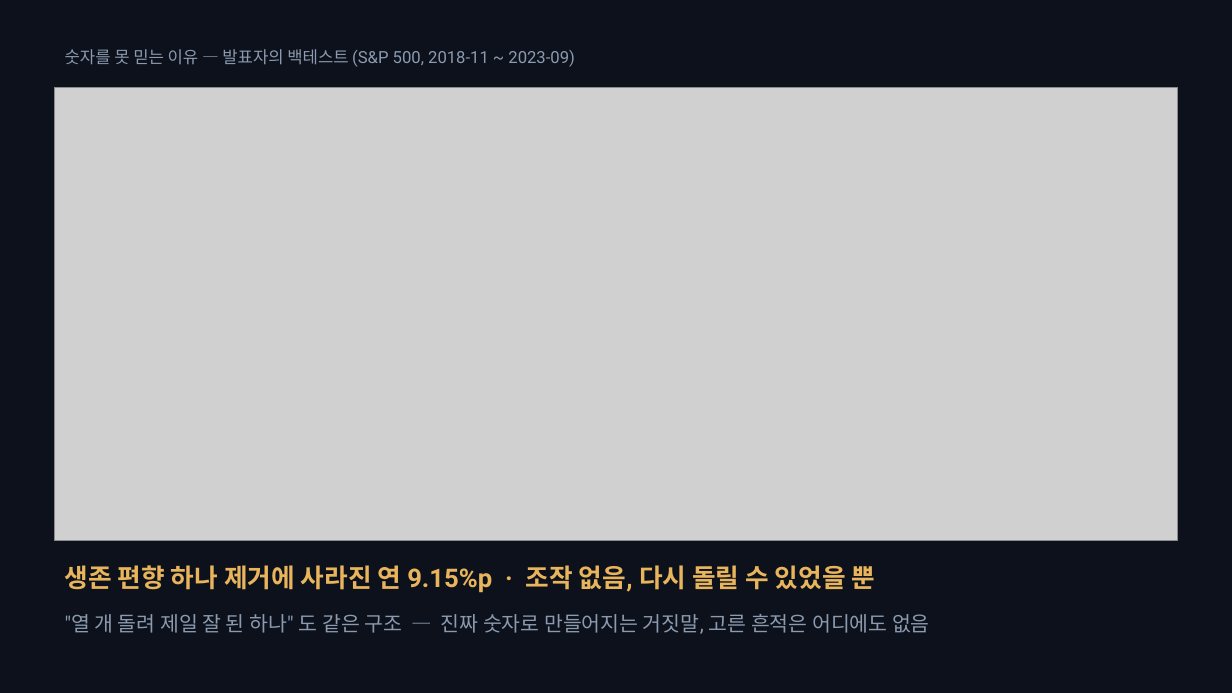
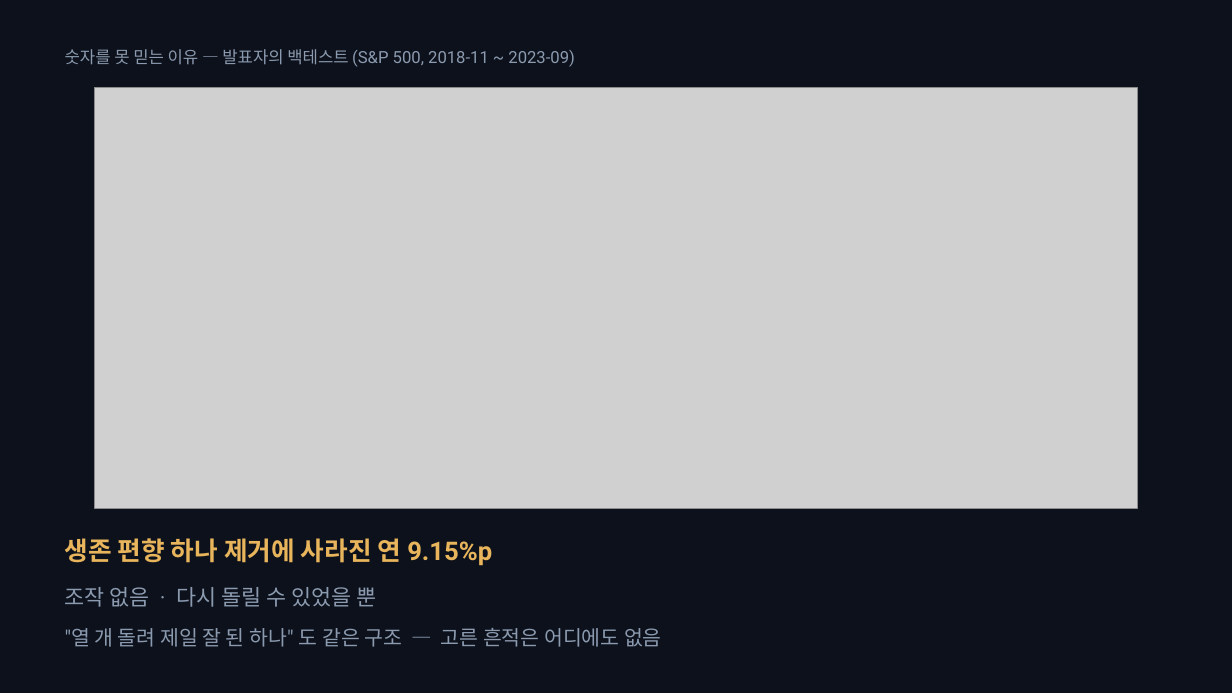
Before and after one commit to SeoDongOk/proof-of-track-record, a slide deck: slide 3 of deck/proof-of-track-record-talk.pptx. Drawn at 1232x693 pixels with LibreOffice and Linux fonts; fonts in the diff are those of the drawing; grey boxes stand for pictures. Boxes give left, top, right and bottom in pixels: in the first picture for what was removed or moved away, otherwise in the second. Text is boxed around its words. In the diff, an @@ line names an element or a change of style, - is before the commit and + after.

```diff
--- a/deck/proof-of-track-record-talk.pptx
+++ b/deck/proof-of-track-record-talk.pptx
@@ picture: place and size @@
-picture at box(55, 88, 1177, 541)
+picture at box(94, 88, 1137, 508)
@@ text at box(65, 538, 492, 566): text changed @@
-생존 편향 하나 제거에 사라진 연 9.15%p · 조작 없음, 다시 돌릴 수 있었을 뿐
+생존 편향 하나 제거에 사라진 연 9.15%p
@@ text added at box(65, 587, 377, 607), 17 pt, text #8B9AAF @@
+조작 없음 · 다시 돌릴 수 있었을 뿐
@@ text at box(65, 628, 662, 647): text changed @@
-"열 개 돌려 제일 잘 된 하나" 도 같은 구조 — 진짜 숫자로 만들어지는 거짓말, 고른 흔적은 어디에도 없음
+"열 개 돌려 제일 잘 된 하나" 도 같은 구조 — 고른 흔적은 어디에도 없음
```
Also in this commit, not shown: 3 other files.
